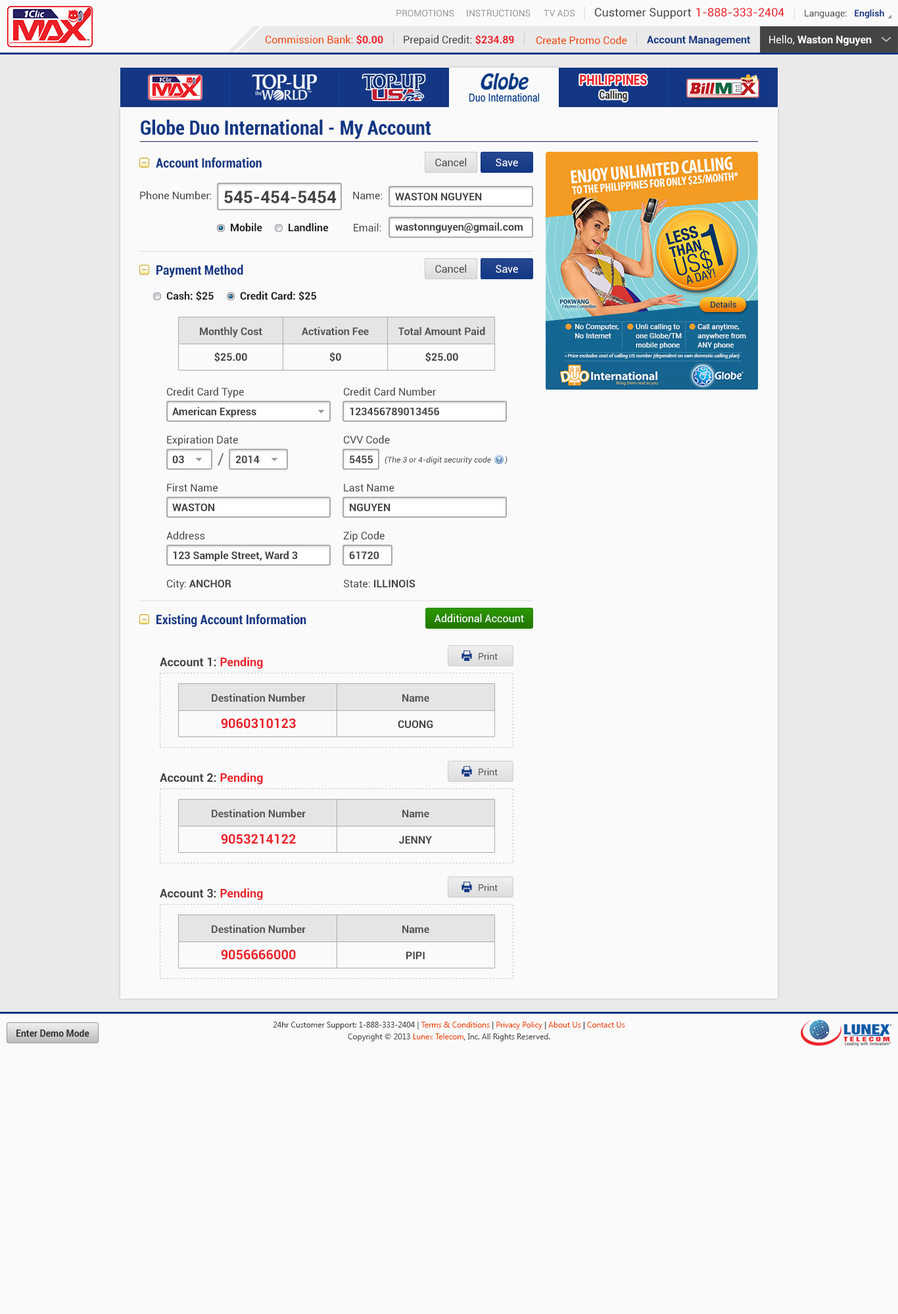
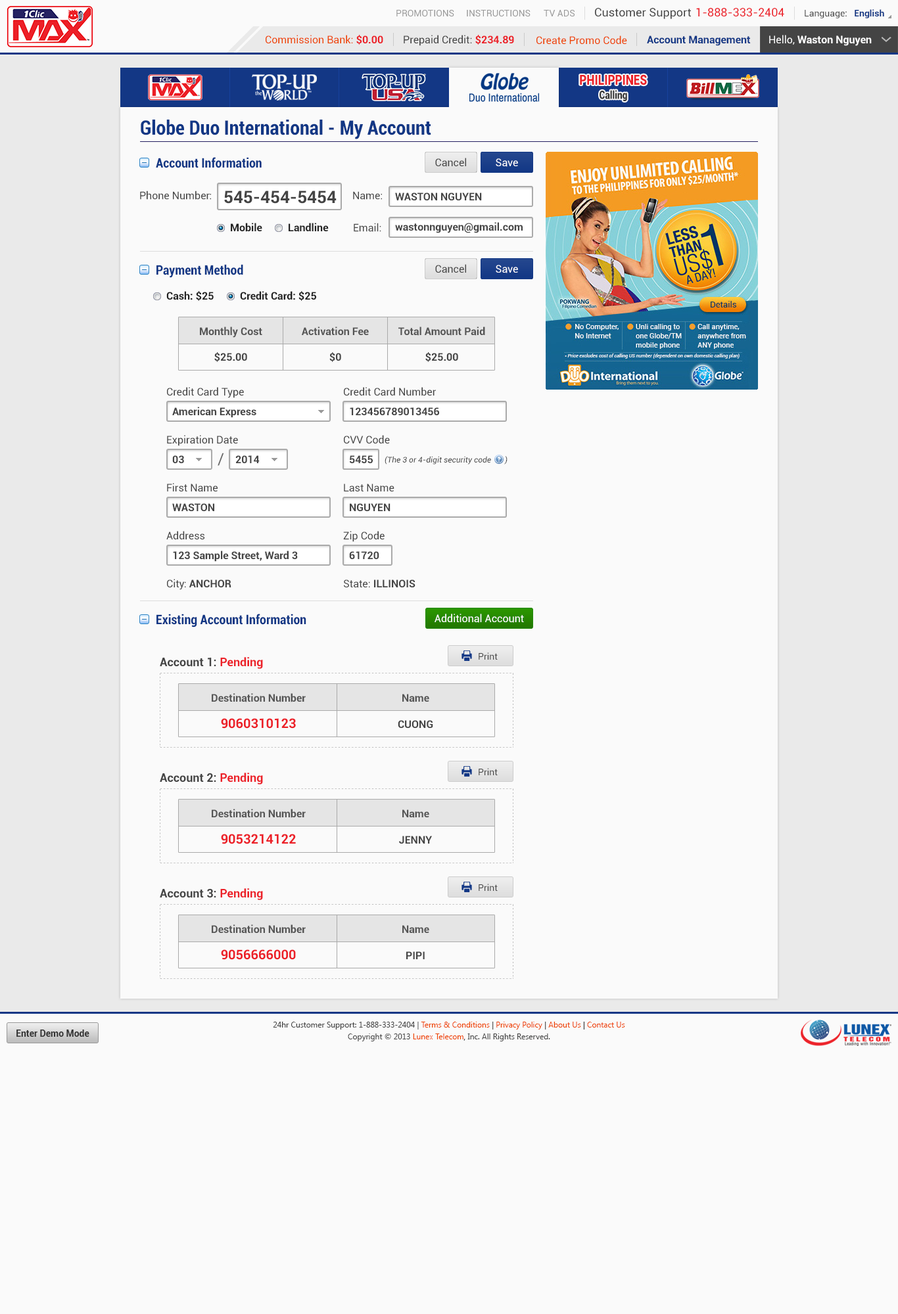
Revision of a layered w=898, h=1314 image; what changed, layer by layer:
painted on "collapse" (1st of 3, in "body" › "content" › "form" › "accinfo") over [139, 157, 150, 168]
painted on "collapse" (2nd of 3, in "body" › "content" › "form" › "payment") over [139, 264, 150, 275]
painted on "button" (6th of 11, in "body" › "content" › "form" › "payment" › "btn-save") over [480, 258, 533, 279]
painted on "collapse" (3rd of 3, in "body" › "content" › "form" › "accounts") over [139, 614, 150, 625]
